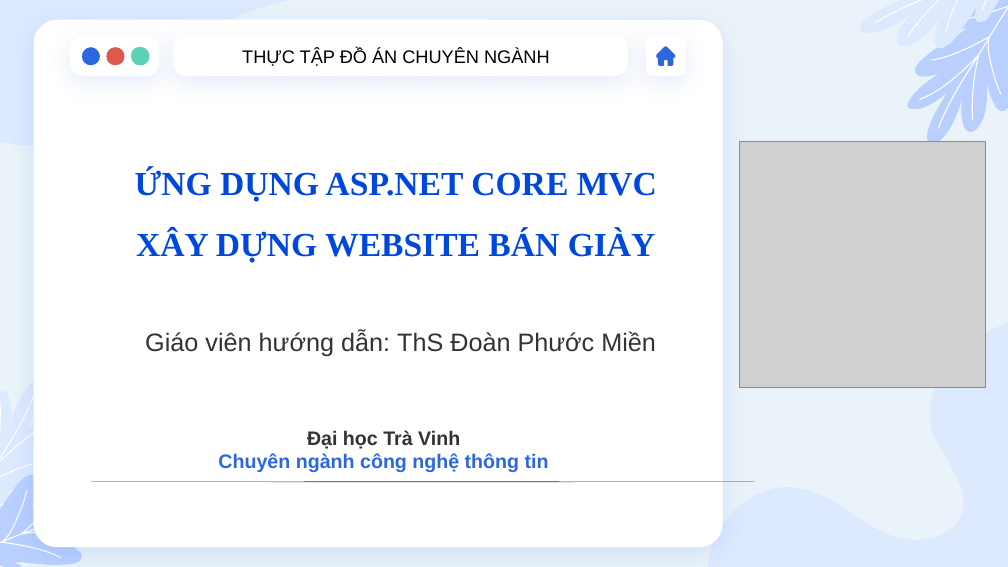
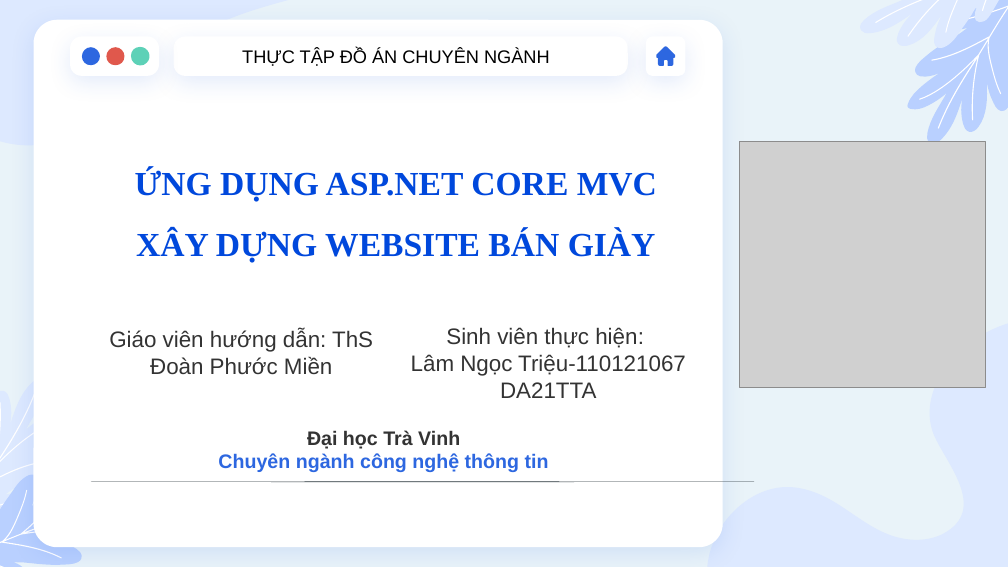
Before and after one commit to trieu203/cn-da21tta-lamngoctrieu-shoseshop-asp.net.core-mvc, a slide deck: slide 1 of thesis/abs/SLIDE_BAO_CAO.pptx. Drawn at 1008x567 pixels with LibreOffice and Linux fonts; fonts in the diff are those of the drawing; grey boxes stand for pictures. Boxes give left, top, right and bottom in pixels: in the first picture for what was removed or moved away, otherwise in the second. Text is boxed around its words. In the diff, an @@ line names an element or a change of style, - is before the commit and + after.

```diff
--- a/thesis/abs/SLIDE_BAO_CAO.pptx
+++ b/thesis/abs/SLIDE_BAO_CAO.pptx
@@ text "Giáo viên hướng dẫn: ThS ...": place and size @@
-text "Giáo viên hướng dẫn: ThS ..." at [145, 331, 656, 357]
+text "Giáo viên hướng dẫn: ThS ..." at [109, 330, 373, 375]
@@ text "Giáo viên hướng dẫn: ThS ..." at [109, 330, 373, 375]: size 18 to 16 pt @@
@@ subtitle added at [411, 327, 686, 398], 16 pt, text #333333 @@
+Sinh viên thực hiện:
+Lâm Ngọc Triệu-110121067
+DA21TTA
```
Also in this commit, not shown: 1 other file.
